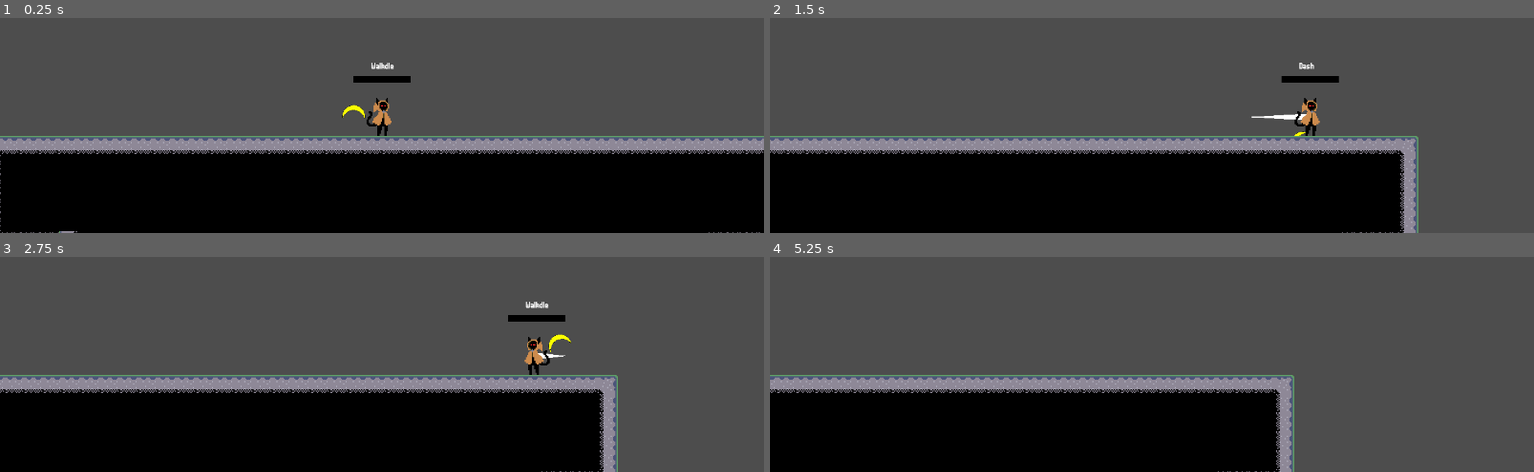
Above: before the commit, frames 1-4 (two rows, left to right).
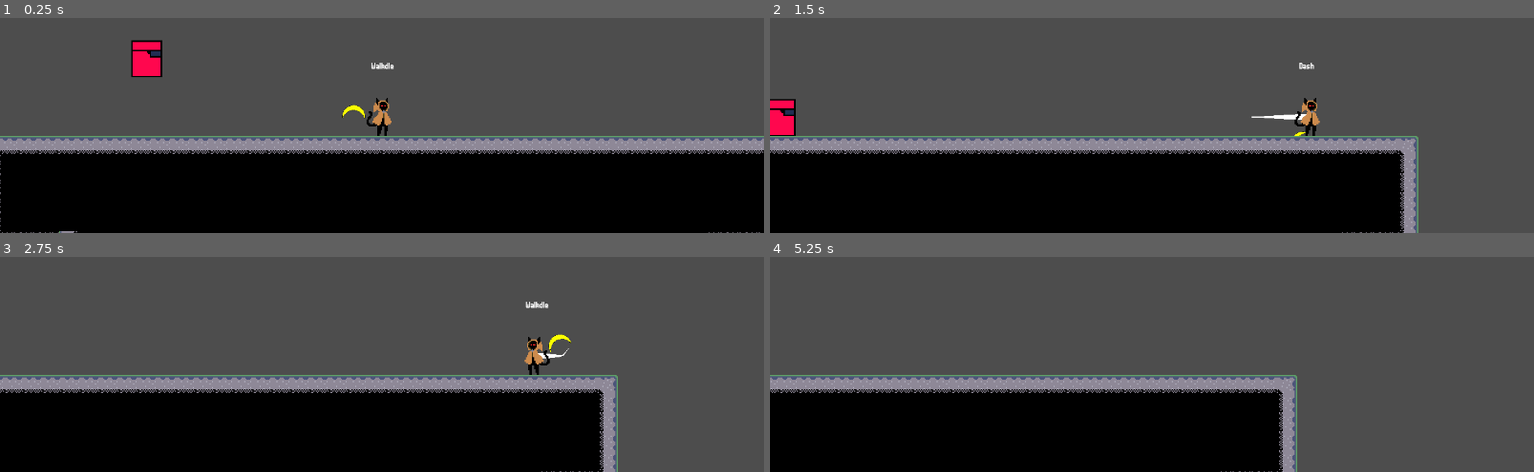
Above: after the commit, the same moments.

Repository: DinoStarBros/TimeTravelBananaJameGam
Game: Godot game, scene res://Screens/Arena/arena.tscn
The game is run twice, just before and just after one commit, with the same random seed, the same clock (stepped at 60 frames per second) and the same inputs.
Inputs (mouse positions are in pixels of both pictures, inside the frame that each line leads up to):
- Up to frame 1 (0.25 s): no input
- Up to frame 2 (1.5 s): move the mouse to (outside the picture) at 0.52 s; hold D (right) from 0.53 s (still down); tap Shift (dash) at 0.6, 1.35 s; tap Space (jump) at 0.77 s; move the mouse to (999, 39) at 1.27 s
- Up to frame 3 (2.75 s): tap Space (jump) at 1.52 s; move the mouse to (outside the picture) at 2.02 s; release D (right) at 2.03 s; hold A (left) from 2.03 s (still down); click (outside the picture) at 2.1 s; tap Shift (dash) at 2.3 s
- Up to frame 4 (5.25 s): move the mouse to (1113, 343) at 2.77 s; release A (left) at 2.78 s; hold D (right) 2.78-4.28 s; right-click (1113, 343) at 2.85 s; tap Space (jump) at 3.02, 3.77, 4.52 s; tap Shift (dash) at 3.05, 3.6, 4.35 s; move the mouse to (1381, 321) at 3.52 s; move the mouse to (outside the picture) at 4.27 s; hold A (left) 4.28-5.03 s; move the mouse to (1190, 257) at 5.02 s; hold D (right) from 5.03 s (still down); click (1190, 257) at 5.1 s

The runs differ from the first frame. In frame 1, 0.9% of the frame differs, in the area x 17-54%, y 10-31%; in frame 2, 0.8%; in frame 3, 0.3%; in frame 4, 2.1%, in the area x 0-69%, y 54-100%.

Commit message:
Tryna setup sum componentes

Diff:
--- /dev/null
+++ b/Components/CorpseSpawner/corpse_spawner.gd
@@ -0,0 +1,19 @@
+extends Node2D
+class_name CorpseSpawner
+
+@export var corpse_texture : Texture2D
+
+var dir_to_atk : Vector2
+
+const flying_corpse_scn : PackedScene = preload("res://Juices/FlyingCorpse/flying_corpse.tscn")
+
+func dead(attack: Attack) -> void:
+	dir_to_atk = global_position.direction_to(attack.attack_pos)
+	_spawn_flying_corpse()
+
+func _spawn_flying_corpse() -> void:
+	var flying_corpse : FlyingCorpse = flying_corpse_scn.instantiate()
+	flying_corpse.sprite_texture = corpse_texture
+	flying_corpse.dir_to_attack = dir_to_atk
+	flying_corpse.global_position = global_position
+	Global.arena.add_child(flying_corpse)
--- /dev/null
+++ b/Components/CorpseSpawner/corpse_spawner.tscn
@@ -0,0 +1,6 @@
+[gd_scene format=3 uid="uid://bonkmbhpx3de4"]
+
+[ext_resource type="Script" uid="uid://dvthuupwpnj6y" path="res://Components/CorpseSpawner/corpse_spawner.gd" id="1_nnpuf"]
+
+[node name="CorpseSpawner" type="Node2D" unique_id=1342225878]
+script = ExtResource("1_nnpuf")
--- a/Components/HealthComponent/health_component.gd
+++ b/Components/HealthComponent/health_component.gd
@@ -2,8 +2,8 @@
 class_name HealthComponent
 
 @export var health_bar : ProgressBar
-
-@export var max_hp : int = 10000
+@export var corpse_spawner : CorpseSpawner
+@export var max_hp : int = 1
 var hp : int:
 	set(value):
 		hp = value
@@ -11,6 +11,15 @@
 func _ready() -> void:
 	hp = max_hp
 
+func took_damage(attack : Attack) -> void:
+	hp -= 1
+
+	if hp <= 0:
+		if get_parent() is Enemy:
+			get_parent().queue_free()
+			if corpse_spawner:
+				corpse_spawner.dead(attack)
+
 func _physics_process(delta: float) -> void:
 	if health_bar:
 		health_bar.max_value = max_hp
--- a/Components/HurtboxComponent/hurtbox_component.gd
+++ b/Components/HurtboxComponent/hurtbox_component.gd
@@ -4,4 +4,4 @@
 @export var health_component : HealthComponent
 
 func on_hit(attack: Attack) -> void:
-	health_component.hp -= roundi(attack.damage)
+	health_component.took_damage(attack)
--- /dev/null
+++ b/Entities/Chaser/States/chase.gd
@@ -0,0 +1 @@
+extends State
--- /dev/null
+++ b/Entities/Chaser/States/dash_attack.gd
@@ -0,0 +1 @@
+extends State
--- a/Entities/Chaser/chaser.gd
+++ b/Entities/Chaser/chaser.gd
@@ -1,4 +1,4 @@
-extends CharacterBody2D
+extends Enemy
 
 func _physics_process(delta: float) -> void:
 	if not is_on_floor():
--- a/Entities/Chaser/chaser.tscn
+++ b/Entities/Chaser/chaser.tscn
@@ -1,6 +1,85 @@
 [gd_scene format=3 uid="uid://c8446codes0tq"]
 
 [ext_resource type="Script" uid="uid://cqnbxbbao60tn" path="res://Entities/Chaser/chaser.gd" id="1_3plm2"]
+[ext_resource type="Texture2D" uid="uid://bn200tim80d5i" path="res://Art/Placeholder/Eneme.png" id="2_cunvg"]
+[ext_resource type="PackedScene" uid="uid://b22elq4qgcjq7" path="res://Components/HurtboxComponent/hurtbox_component.tscn" id="3_45tkn"]
+[ext_resource type="Script" uid="uid://cq31qgpvffhy8" path="res://StateMachineStuff/state_machine.gd" id="4_wb51q"]
+[ext_resource type="Script" uid="uid://dwc2p0hn6smxj" path="res://Entities/Chaser/States/chase.gd" id="5_5j0x1"]
+[ext_resource type="PackedScene" uid="uid://bonkmbhpx3de4" path="res://Components/CorpseSpawner/corpse_spawner.tscn" id="5_8orw2"]
+[ext_resource type="Script" uid="uid://qordvq36gq6" path="res://Entities/Chaser/States/dash_attack.gd" id="6_uwmqw"]
+[ext_resource type="PackedScene" uid="uid://cmd1vlynxp72q" path="res://Components/HitboxComponent/hitbox_component.tscn" id="7_uwmqw"]
+[ext_resource type="PackedScene" uid="uid://cbhff7nk3xl23" path="res://Components/HealthComponent/health_component.tscn" id="8_1arn3"]
+
+[sub_resource type="RectangleShape2D" id="RectangleShape2D_1arn3"]
+size = Vector2(60, 68)
+
+[sub_resource type="RectangleShape2D" id="RectangleShape2D_45tkn"]
+size = Vector2(62, 70)
+
+[sub_resource type="AtlasTexture" id="AtlasTexture_8orw2"]
+atlas = ExtResource("2_cunvg")
+region = Rect2(0, 0, 24, 24)
+
+[sub_resource type="RectangleShape2D" id="RectangleShape2D_3plm2"]
+size = Vector2(44, 62)
+
+[sub_resource type="Animation" id="Animation_1arn3"]
+resource_name = "death"
+length = 0.5
+step = 0.1
+
+[sub_resource type="AnimationLibrary" id="AnimationLibrary_8orw2"]
+_data = {
+&"death": SubResource("Animation_1arn3")
+}
 
 [node name="Chaser" type="CharacterBody2D" unique_id=1729735331]
 script = ExtResource("1_3plm2")
+
+[node name="HitboxComponent" parent="." unique_id=401942623 instance=ExtResource("7_uwmqw")]
+collision_mask = 4
+
+[node name="CollisionShape2D" type="CollisionShape2D" parent="HitboxComponent" unique_id=1171952649]
+shape = SubResource("RectangleShape2D_1arn3")
+debug_color = Color(0.6784314, 0.5058824, 0, 0.101960786)
+
+[node name="HurtboxComponent" parent="." unique_id=1415980216 node_paths=PackedStringArray("health_component") instance=ExtResource("3_45tkn")]
+collision_mask = 2
+health_component = NodePath("../HealthComponent")
+
+[node name="hurb" type="CollisionShape2D" parent="HurtboxComponent" unique_id=1710189314]
+shape = SubResource("RectangleShape2D_45tkn")
+debug_color = Color(0.99215686, 0, 0.27450982, 0)
+
+[node name="HealthComponent" parent="." unique_id=1186497212 node_paths=PackedStringArray("corpse_spawner") instance=ExtResource("8_1arn3")]
+max_hp = null
+corpse_spawner = NodePath("../CorpseSpawner")
+
+[node name="CorpseSpawner" parent="." unique_id=1342225878 instance=ExtResource("5_8orw2")]
+corpse_texture = SubResource("AtlasTexture_8orw2")
+
+[node name="environmentCollision" type="CollisionShape2D" parent="." unique_id=297967454]
+shape = SubResource("RectangleShape2D_3plm2")
+debug_color = Color(0, 0.6, 0.7019608, 0)
+
+[node name="Eneme" type="Sprite2D" parent="." unique_id=381982725]
+scale = Vector2(2.6, 2.6)
+texture = ExtResource("2_cunvg")
+hframes = 5
+
+[node name="Label" type="Label" parent="." unique_id=401613099]
+offset_right = 40.0
+offset_bottom = 17.0
+
+[node name="StateMachine" type="Node" parent="." unique_id=113287310 node_paths=PackedStringArray("debug")]
+script = ExtResource("4_wb51q")
+debug = NodePath("../Label")
+
+[node name="Chase" type="Node" parent="StateMachine" unique_id=1368949787]
+script = ExtResource("5_5j0x1")
+
+[node name="DashAttack" type="Node" parent="StateMachine" unique_id=1517877290]
+script = ExtResource("6_uwmqw")
+
+[node name="anim" type="AnimationPlayer" parent="." unique_id=1600452551]
+libraries/ = SubResource("AnimationLibrary_8orw2")
--- /dev/null
+++ b/Entities/EnemyClass.gd
@@ -0,0 +1,2 @@
+extends CharacterBody2D
+class_name Enemy
--- /dev/null
+++ b/Entities/Player/gui.gd
@@ -0,0 +1 @@
+extends CanvasLayer
--- /dev/null
+++ b/Entities/Player/pause.gd
@@ -0,0 +1,11 @@
+extends CanvasLayer
+
+
+# Called when the node enters the scene tree for the first time.
+func _ready() -> void:
+	pass # Replace with function body.
+
+
+# Called every frame. 'delta' is the elapsed time since the previous frame.
+func _process(delta: float) -> void:
+	pass
--- a/Entities/Player/player.gd
+++ b/Entities/Player/player.gd
@@ -67,6 +67,7 @@
 
 	rang_charge_bar.max_value = max_rang_charge
 	rang_charge_bar.value = rang_charge
+	rang_charge_bar.visible = state_machine.current_state.name == "BoomerangCharge"
 
 	_banana_rot_handle(delta)
 
--- a/Entities/Player/player.tscn
+++ b/Entities/Player/player.tscn
@@ -2,6 +2,7 @@
 
 [ext_resource type="Script" uid="uid://ddfgra12fia2h" path="res://Entities/Player/player.gd" id="1_mv1ah"]
 [ext_resource type="Texture2D" uid="uid://dvamsylqvvrlj" path="res://Art/Stuff/Mow.png" id="2_iplt1"]
+[ext_resource type="PackedScene" uid="uid://b22elq4qgcjq7" path="res://Components/HurtboxComponent/hurtbox_component.tscn" id="2_og23y"]
 [ext_resource type="Script" uid="uid://cq31qgpvffhy8" path="res://StateMachineStuff/state_machine.gd" id="4_tekja"]
 [ext_resource type="Script" uid="uid://xlg5v4daw5s0" path="res://Entities/Player/PlayerStates/walkdle.gd" id="5_5c2io"]
 [ext_resource type="Script" uid="uid://b47lb8p18ml02" path="res://Entities/Player/PlayerStates/boomerang_charge.gd" id="6_4wf4l"]
@@ -23,6 +24,12 @@
 [ext_resource type="AudioStream" uid="uid://dynnvvkqumtas" path="res://Audio/BananTime/smacked.wav" id="20_ppdlg"]
 [ext_resource type="AudioStream" uid="uid://b625mnpt1ym4x" path="res://Audio/BananTime/unlockHold1.mp3" id="22_a8wow"]
 [ext_resource type="AudioStream" uid="uid://cryj6702ttly6" path="res://Audio/jetslash sfx/chargeslash.wav" id="23_avsg8"]
+[ext_resource type="PackedScene" uid="uid://cbhff7nk3xl23" path="res://Components/HealthComponent/health_component.tscn" id="24_dv6dp"]
+[ext_resource type="Script" uid="uid://bfs780negrij7" path="res://Entities/Player/gui.gd" id="25_ui1ln"]
+[ext_resource type="Script" uid="uid://cvryjhhhtqecu" path="res://Entities/Player/pause.gd" id="26_og23y"]
+
+[sub_resource type="RectangleShape2D" id="RectangleShape2D_og23y"]
+size = Vector2(20, 53)
 
 [sub_resource type="RectangleShape2D" id="RectangleShape2D_lu8i8"]
 size = Vector2(30, 64)
@@ -105,10 +112,23 @@
 
 [node name="Player" type="CharacterBody2D" unique_id=1435043277]
 script = ExtResource("1_mv1ah")
-slash_speed = 1000.0
+slash_speed = 1500.0
+
+[node name="HurtboxComponent" parent="." unique_id=1415980216 node_paths=PackedStringArray("health_component") instance=ExtResource("2_og23y")]
+collision_layer = 4
+health_component = NodePath("../HealthComponent")
+
+[node name="hurb" type="CollisionShape2D" parent="HurtboxComponent" unique_id=423481948]
+position = Vector2(0, 4.5)
+shape = SubResource("RectangleShape2D_og23y")
+debug_color = Color(0.99742216, 0, 0.17616406, 0.41960785)
+
+[node name="HealthComponent" parent="." unique_id=1186497212 instance=ExtResource("24_dv6dp")]
+max_hp = 5
 
 [node name="environmentCollision" type="CollisionShape2D" parent="." unique_id=403276698]
 shape = SubResource("RectangleShape2D_lu8i8")
+debug_color = Color(0, 0.6, 0.7019608, 0)
 
 [node name="Mow" type="Sprite2D" parent="." unique_id=24386391]
 unique_name_in_owner = true
@@ -220,7 +240,7 @@
 libraries/ = SubResource("AnimationLibrary_nhbkt")
 speed_scale = 0.4
 
-[node name="HitboxComponent" parent="banana_pivot" unique_id=1415980216 instance=ExtResource("15_r8fok")]
+[node name="HitboxComponent" parent="banana_pivot" unique_id=1901029091 instance=ExtResource("15_r8fok")]
 
 [node name="CollisionShape2D" type="CollisionShape2D" parent="banana_pivot/HitboxComponent" unique_id=699070159]
 position = Vector2(33, 0)
@@ -282,3 +302,9 @@
 
 [node name="AudioListener2D" type="AudioListener2D" parent="." unique_id=288530981]
 current = true
+
+[node name="GUI" type="CanvasLayer" parent="." unique_id=1933383562]
+script = ExtResource("25_ui1ln")
+
+[node name="Pause" type="CanvasLayer" parent="." unique_id=905008884]
+script = ExtResource("26_og23y")
--- a/Globals/References.gd
+++ b/Globals/References.gd
@@ -1,3 +1,4 @@
 extends Node
 
 const bananarang_scn : PackedScene = preload("res://Projectiles/BananaRang/banana_rang.tscn")
+const hitspark_scn : PackedScene = preload("res://Juices/hitspark/hitspark.tscn")
--- /dev/null
+++ b/Juices/FlyingCorpse/flying_corpse.gd
@@ -0,0 +1,24 @@
+extends Projectile
+class_name FlyingCorpse
+
+@onready var sprite: Sprite2D = %Eneme
+
+var sprite_texture : Texture2D
+var dir_to_attack : Vector2
+
+func _ready() -> void:
+	sprite.texture = sprite_texture
+	_spawn_hitspark()
+
+func _physics_process(delta: float) -> void:
+
+	_move(delta)
+
+	velocity.y += 1000 * delta
+
+func _spawn_hitspark() -> void:
+	var hitspark : Hitspark = References.hitspark_scn.instantiate()
+	hitspark.global_position = global_position
+	Global.arena.add_child(hitspark)
+	hitspark.look_at(dir_to_attack)
+	hitspark.rotation += PI
--- /dev/null
+++ b/Juices/FlyingCorpse/flying_corpse.tscn
@@ -0,0 +1,14 @@
+[gd_scene format=3 uid="uid://b5d3ffpf0yo25"]
+
+[ext_resource type="Script" uid="uid://bvpfbha2rppse" path="res://Juices/FlyingCorpse/flying_corpse.gd" id="1_0783s"]
+[ext_resource type="Texture2D" uid="uid://bn200tim80d5i" path="res://Art/Placeholder/Eneme.png" id="2_mdnuj"]
+
+[node name="FlyingCorpse" type="Node2D" unique_id=1391116088]
+script = ExtResource("1_0783s")
+
+[node name="Eneme" type="Sprite2D" parent="." unique_id=473489711]
+unique_name_in_owner = true
+scale = Vector2(2.6, 2.6)
+texture = ExtResource("2_mdnuj")
+region_enabled = true
+region_rect = Rect2(0, 0, 24, 24)
--- /dev/null
+++ b/Juices/hitspark/hitspark.gd
@@ -0,0 +1,7 @@
+extends Node2D
+class_name Hitspark
+
+var speedscale : float = 1
+
+func _ready() -> void:
+	%fxAnim.speed_scale = speedscale
--- /dev/null
+++ b/Juices/hitspark/hitspark.tscn
@@ -0,0 +1,96 @@
+[gd_scene format=3 uid="uid://dt25ufvk66wsy"]
+
+[ext_resource type="Script" uid="uid://c47vqils3s8uf" path="res://Juices/hitspark/hitspark.gd" id="1_aifci"]
+[ext_resource type="Texture2D" uid="uid://c0jpnw00110i" path="res://Art/hitspark.png" id="1_ilm7k"]
+[ext_resource type="Material" uid="uid://ci717xlmyivdm" path="res://Juices/hitspark/hitspark_particles.tres" id="3_xk16p"]
+
+[sub_resource type="Animation" id="Animation_k8a6g"]
+length = 0.001
+tracks/0/type = "value"
+tracks/0/imported = false
+tracks/0/enabled = true
+tracks/0/path = NodePath("Hitspark:frame")
+tracks/0/interp = 1
+tracks/0/loop_wrap = true
+tracks/0/keys = {
+"times": PackedFloat32Array(0),
+"transitions": PackedFloat32Array(1),
+"update": 1,
+"values": [1]
+}
+
+[sub_resource type="Animation" id="Animation_uccbt"]
+resource_name = "on_hit"
+length = 0.3
+step = 0.025
+tracks/0/type = "value"
+tracks/0/imported = false
+tracks/0/enabled = true
+tracks/0/path = NodePath("Hitspark:frame")
+tracks/0/interp = 1
+tracks/0/loop_wrap = true
+tracks/0/keys = {
+"times": PackedFloat32Array(0, 0.025, 0.05, 0.075),
+"transitions": PackedFloat32Array(1, 1, 1, 1),
+"update": 1,
+"values": [0, 1, 2, 3]
+}
+tracks/1/type = "value"
+tracks/1/imported = false
+tracks/1/enabled = true
+tracks/1/path = NodePath("Hitspark/GPUParticles2D:emitting")
+tracks/1/interp = 1
+tracks/1/loop_wrap = true
+tracks/1/keys = {
+"times": PackedFloat32Array(0),
+"transitions": PackedFloat32Array(1),
+"update": 1,
+"values": [true]
+}
+tracks/2/type = "method"
+tracks/2/imported = false
+tracks/2/enabled = true
+tracks/2/path = NodePath(".")
+tracks/2/interp = 1
+tracks/2/loop_wrap = true
+tracks/2/keys = {
+"times": PackedFloat32Array(0.3),
+"transitions": PackedFloat32Array(1),
+"values": [{
+"args": [],
+"method": &"queue_free"
+}]
+}
+
+[sub_resource type="AnimationLibrary" id="AnimationLibrary_k8a6g"]
+_data = {
+&"RESET": SubResource("Animation_k8a6g"),
+&"on_hit": SubResource("Animation_uccbt")
+}
+
+[node name="hitspark" type="Node2D" unique_id=1696036481]
+z_index = 2
+script = ExtResource("1_aifci")
+
+[node name="Hitspark" type="Sprite2D" parent="." unique_id=970508115]
+unique_name_in_owner = true
+texture = ExtResource("1_ilm7k")
+centered = false
+offset = Vector2(0, -64)
+hframes = 2
+vframes = 2
+frame = 1
+
+[node name="GPUParticles2D" type="GPUParticles2D" parent="Hitspark" unique_id=1759884481]
+emitting = false
+amount = 20
+lifetime = 0.5
+one_shot = true
+speed_scale = 2.0
+explosiveness = 1.0
+process_material = ExtResource("3_xk16p")
+
+[node name="fxAnim" type="AnimationPlayer" parent="." unique_id=1983886016]
+unique_name_in_owner = true
+libraries/ = SubResource("AnimationLibrary_k8a6g")
+autoplay = &"on_hit"
--- /dev/null
+++ b/Juices/hitspark/hitspark_particles.tres
@@ -0,0 +1,19 @@
+[gd_resource type="ParticleProcessMaterial" format=3 uid="uid://ci717xlmyivdm"]
+
+[sub_resource type="Curve" id="Curve_aifci"]
+_data = [Vector2(0, 1), 0.0, 0.0, 0, 0, Vector2(0.375, 0.88764), -0.927768, -0.927768, 0, 0, Vector2(0.99999, 0), 0.0, 0.0, 0, 0, Vector2(1, 0), 0.0, 0.0, 0, 0]
+point_count = 4
+
+[sub_resource type="CurveTexture" id="CurveTexture_k8a6g"]
+curve = SubResource("Curve_aifci")
+
+[resource]
+particle_flag_disable_z = true
+inherit_velocity_ratio = 1.0
+initial_velocity_min = 330.77
+initial_velocity_max = 646.15
+angular_velocity_min = -487.38
+angular_velocity_max = 465.23
+gravity = Vector3(0, 98, 0)
+scale_max = 10.0
+scale_curve = SubResource("CurveTexture_k8a6g")
--- a/Projectiles/BananaRang/banana_rang.tscn
+++ b/Projectiles/BananaRang/banana_rang.tscn
@@ -5,6 +5,9 @@
 [ext_resource type="Texture2D" uid="uid://diihmdabfwa8g" path="res://Art/Placeholder/Trail2.png" id="3_ghrhl"]
 [ext_resource type="PackedScene" uid="uid://cg1j2ioabubjc" path="res://Juices/trail/trail_fx.tscn" id="4_hcwjb"]
 [ext_resource type="PackedScene" uid="uid://cmd1vlynxp72q" path="res://Components/HitboxComponent/hitbox_component.tscn" id="5_bd5wq"]
+
+[sub_resource type="CircleShape2D" id="CircleShape2D_bd5wq"]
+radius = 22.0
 
 [node name="BananaRang" type="Node2D" unique_id=892829957]
 script = ExtResource("1_s7myl")
@@ -35,3 +38,7 @@
 MAX_LENGTH = 5.0
 
 [node name="HitboxComponent" parent="." unique_id=1415980216 instance=ExtResource("5_bd5wq")]
+collision_layer = 2
+
+[node name="hitb" type="CollisionShape2D" parent="HitboxComponent" unique_id=152698379]
+shape = SubResource("CircleShape2D_bd5wq")
--- a/Screens/Arena/arena.tscn
+++ b/Screens/Arena/arena.tscn
@@ -5,6 +5,7 @@
 [ext_resource type="PackedScene" uid="uid://ccpt3ulk0uvgf" path="res://Entities/Player/player.tscn" id="3_wey4k"]
 [ext_resource type="Script" uid="uid://dt7cm1xlfpp7q" path="res://Entities/Player/camera.gd" id="4_n7pir"]
 [ext_resource type="PackedScene" uid="uid://xwrm1hse6pjd" path="res://Scenes/ArenaHazard/arena_hazard.tscn" id="5_3lrh3"]
+[ext_resource type="PackedScene" uid="uid://c8446codes0tq" path="res://Entities/Chaser/chaser.tscn" id="6_afj85"]
 
 [node name="Arena" type="Node2D" unique_id=651972874]
 script = ExtResource("1_w8ma2")
@@ -24,3 +25,6 @@
 [node name="ArenaHazard" parent="." unique_id=882703594 instance=ExtResource("5_3lrh3")]
 collision_layer = 0
 collision_mask = 0
+
+[node name="Chaser" parent="." unique_id=1729735331 instance=ExtResource("6_afj85")]
+position = Vector2(243, 417)
--- a/StateMachineStuff/state_class.gd
+++ b/StateMachineStuff/state_class.gd
@@ -1,7 +1,7 @@
 extends Node
 class_name State
 
-@onready var p : Player = owner
+@onready var p : CharacterBody2D = owner
 
 var state_machine : StateMachine
 var frames : int = 0
Not shown, added: Components/CorpseSpawner/corpse_spawner.gd.uid
Not shown, added: Entities/Chaser/States/chase.gd.uid
Not shown, added: Entities/Chaser/States/dash_attack.gd.uid
Not shown, added: Entities/EnemyClass.gd.uid
Not shown, added: Entities/Player/gui.gd.uid
Not shown, added: Entities/Player/pause.gd.uid
Not shown, added: Juices/FlyingCorpse/flying_corpse.gd.uid
Not shown, added: Juices/hitspark/hitspark.gd.uid
